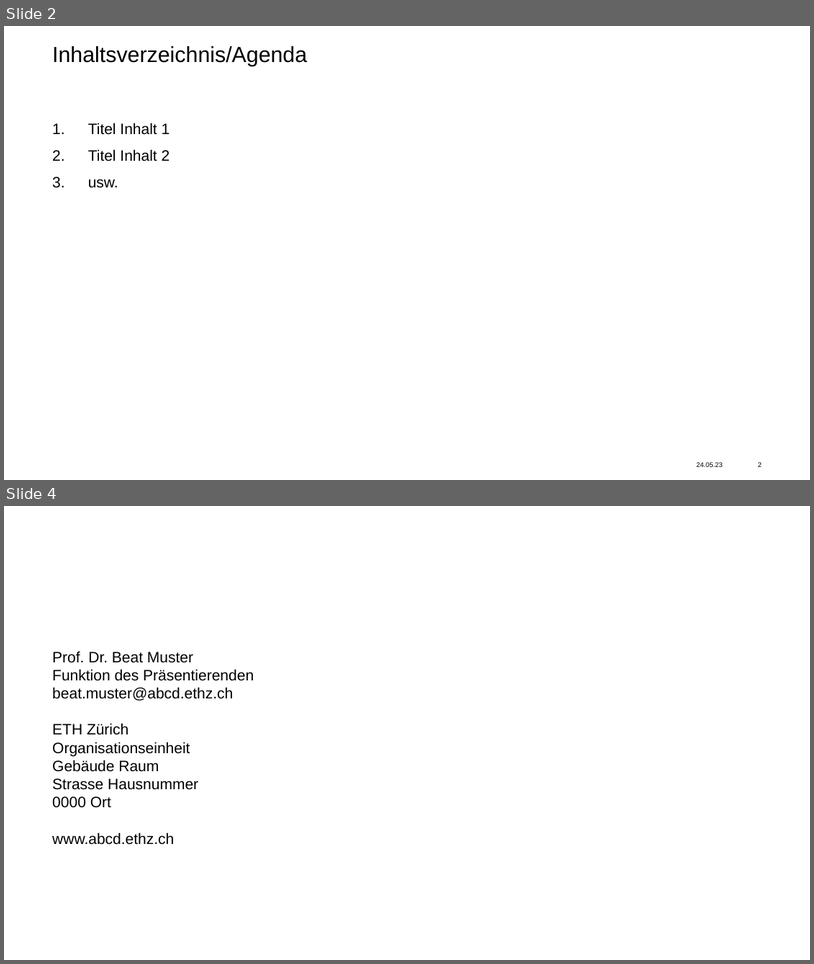
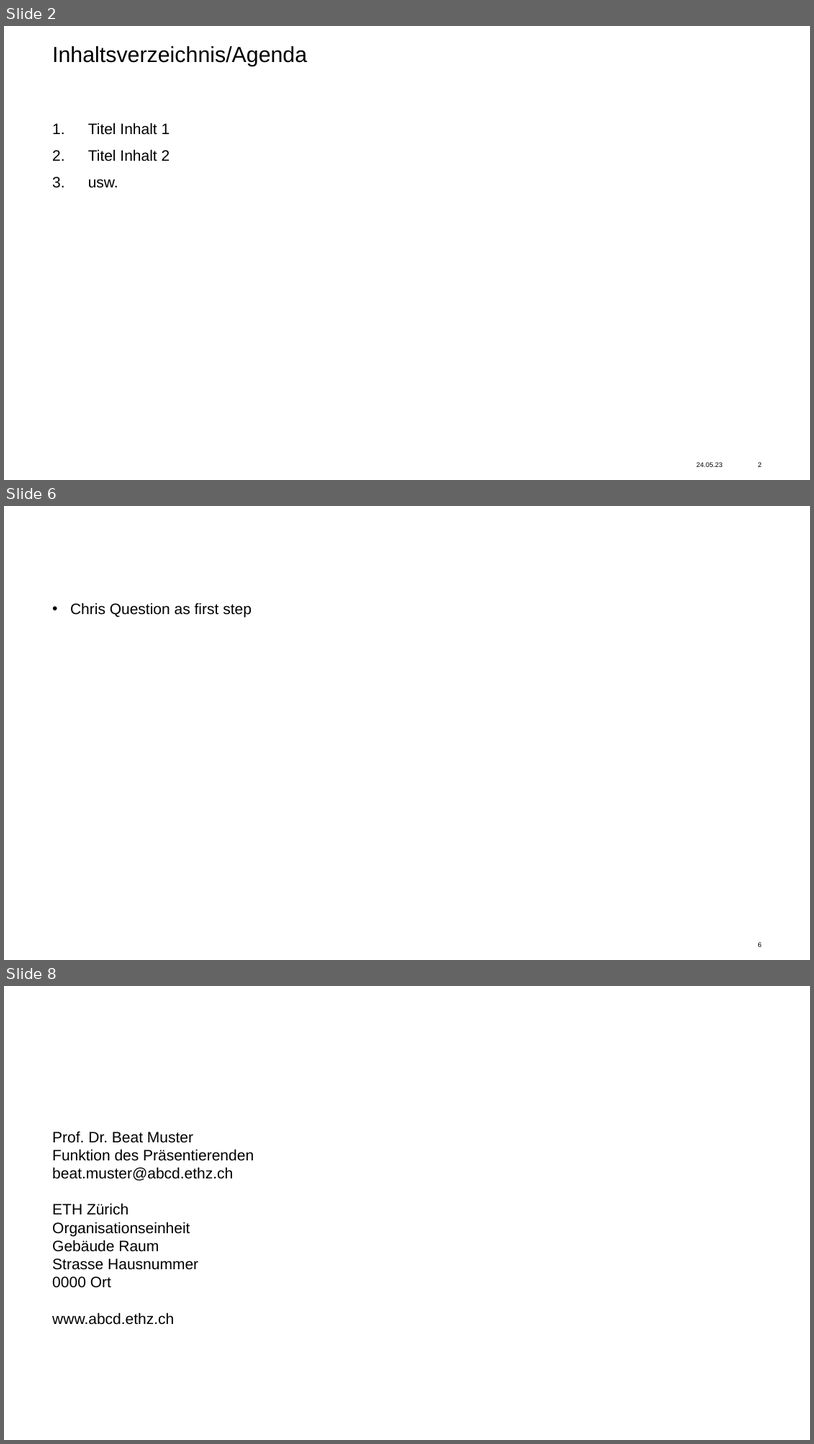
Before and after one commit to AlexVCS25/STACK-for-Chemistry, a slide deck: meeting_30_01_26.potx. Shown one above the other, each under a label of ours: slides 2 and 4 before the commit, slides 2, 6 and 8 after it; the slides between them are not shown. The pictures are 814x964 and 814x1444 pixels, drawn with LibreOffice and Linux fonts; fonts in the diff are those of the drawing; background and template pictures are left out. Boxes give left, top, right and bottom in pixels: in the first picture for what was removed or moved away, otherwise in the second. Text is boxed around its words. In the diff, an @@ line names an element or a change of style, - is before the commit and + after.

```diff
--- a/meeting_30_01_26.potx
+++ b/meeting_30_01_26.potx
@@ slide 6 added at [4, 506, 810, 960], background #FFFFFF @@
@@ text added at [70, 602, 252, 618], 18 pt, text #000000 @@
+• Chris Question as first step
@@ page number added at [759, 942, 762, 947], 8 pt, text #000000 @@
+6
@@ what was slide 4 is now slide 8 @@
```
Also in this commit, not shown: 1 slide changed, 3 other slides added, 3 other files.
